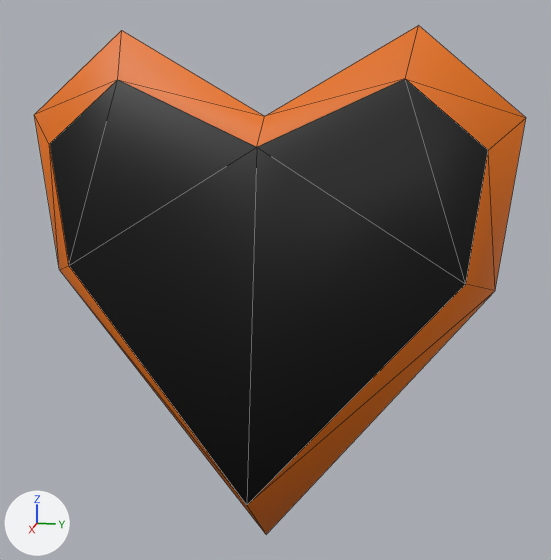
An edit to the OBJ model src/models/gui/heart_p1.obj, drawn before and after from the same camera.
Camera for both pictures: a camera (50 mm lens) standing at (33.9, 7.3, 7.8) and looking at (1.5, 0.8, -0.3). Arrows for +X, +Y and +Z are at lower left; the lights stay in place. Mesh edges are drawn as thin lines. Where no turn or scale is listed for an object, it has been applied to the vertices.

In view in the first picture: 'heart_p1'.
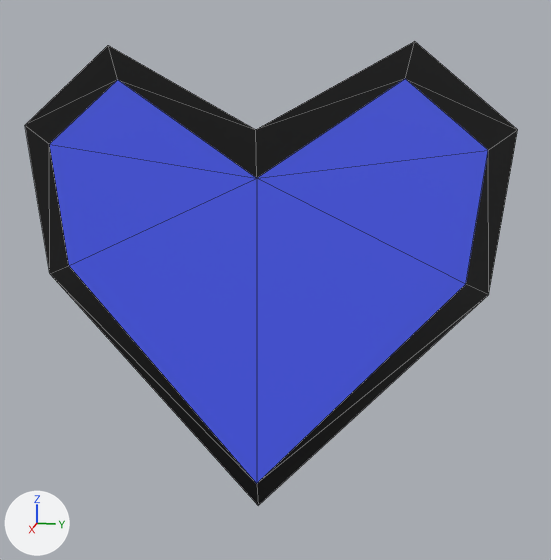
Location of each change, [x1, y1, x2, y2] in pixels of the pictures (551 x 560 px; the box of a moved part takes in the faces that stretch with it):
'heart_p1', reshaped (9% shorter)
    before: [34, 25, 526, 534]
    after: [25, 41, 518, 505]
part 1 of me_heart_p1, moved or reshaped
    before: [34, 25, 526, 534]
    after: [25, 41, 518, 505]

The edits, one by one:
me_heart_p1 is used by ob_heart_p1; location (0.0, 0.0, 0.0).
me_heart_p1 had 16 vertices, 22 faces and spanned x 0.0..4.1, y -11.1..11.1, z -14.0..10.5.
me_heart_p1 now has 16 vertices, 22 faces and spans x 1.7..2.1, y -10.6..10.6, z -11.3..9.8.
Part 1, on me_heart_p1:
Vertex 0 of me_heart_p1 moves from (0.0, -10.4, -0.6) at pixel (59, 269) to (1.8, -9.9, -0.4) at pixel (49, 273).
Vertex 4 of me_heart_p1 moves from (0.0, -11.1, 6.8) at pixel (34, 114) to (1.8, -10.6, 6.4) at pixel (24, 125).
Vertex 5 of me_heart_p1 moves from (0.0, -6.5, 10.5) at pixel (121, 30) to (1.8, -6.5, 9.8) at pixel (108, 45).
Vertex 6 of me_heart_p1 moves from (0.0, 10.4, -0.6) at pixel (495, 290) to (1.8, 9.9, -0.4) at pixel (488, 294).
Vertex 8 of me_heart_p1 moves from (1.7, 0.0, 5.6) at pixel (256, 147) to (1.7, 0.0, 4.3) at pixel (256, 178).
Vertex 9 of me_heart_p1 moves from (4.1, 0.0, -10.0) at pixel (246, 505) to (2.1, 0.0, -10.0) at pixel (256, 483).
Vertex 12 of me_heart_p1 moves from (0.0, 0.0, 6.8) at pixel (264, 116) to (1.8, 0.0, 6.3) at pixel (255, 129).
Vertex 13 of me_heart_p1 moves from (0.0, 0.0, -14.0) at pixel (266, 534) to (1.8, 0.0, -11.3) at pixel (258, 505).
Vertex 14 of me_heart_p1 moves from (0.0, 11.1, 6.8) at pixel (526, 117) to (1.8, 10.6, 6.4) at pixel (517, 129).
Vertex 15 of me_heart_p1 moves from (0.0, 6.5, 10.5) at pixel (418, 25) to (1.8, 6.5, 9.8) at pixel (414, 41).
me_heart_p1 part 2: the surface is now shaded flat.
